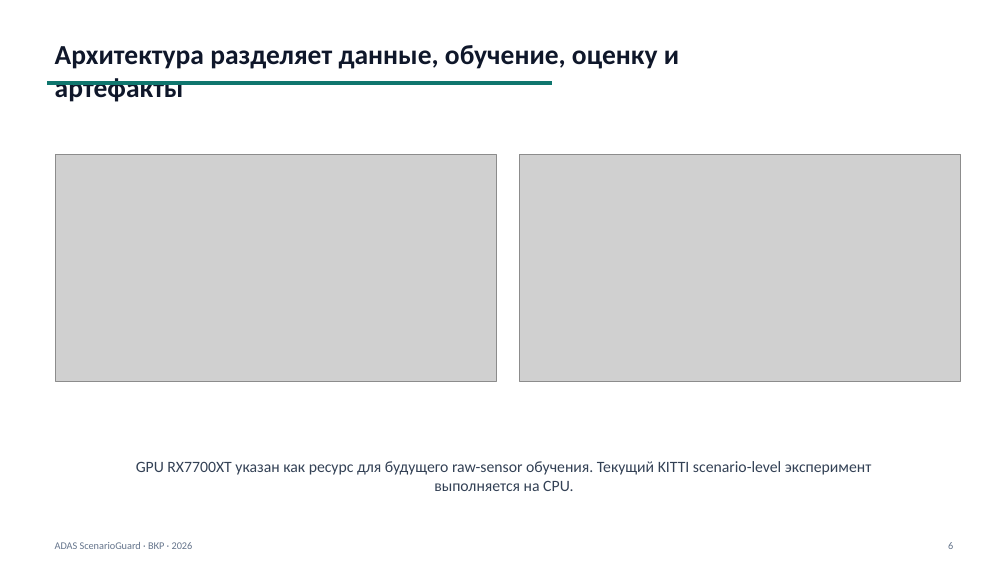
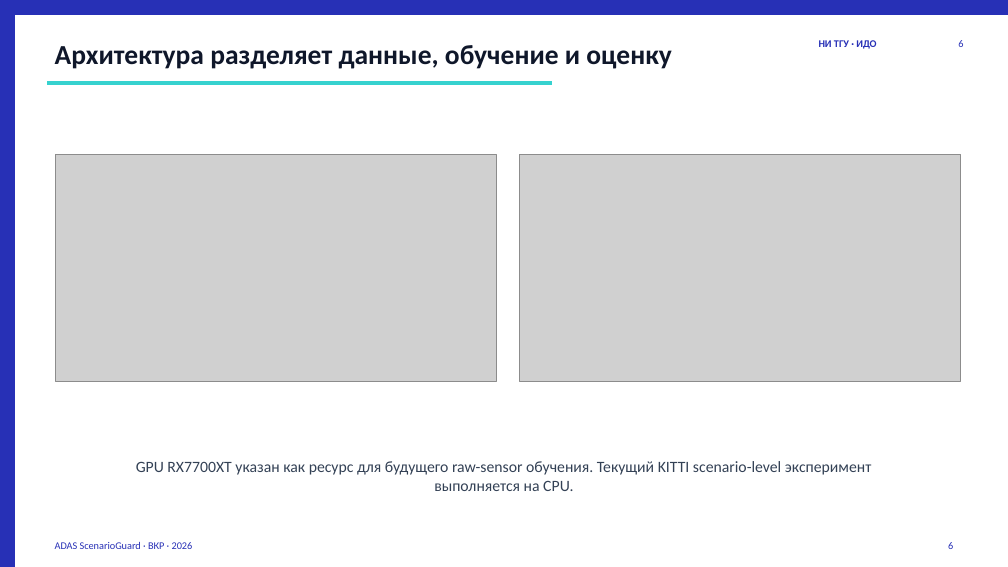
Before and after one commit to Vlad-Git-54/adas-scenarioguard, a slide deck: slide 6 of Marianovskiy_VKR_ADAS_defense_final.pptx. Drawn at 1008x567 pixels with LibreOffice and Linux fonts; fonts in the diff are those of the drawing; grey boxes stand for pictures. Boxes give left, top, right and bottom in pixels: in the first picture for what was removed or moved away, otherwise in the second. Text is boxed around its words. In the diff, an @@ line names an element or a change of style, - is before the commit and + after.

```diff
--- a/Marianovskiy_VKR_ADAS_defense_final.pptx
+++ b/Marianovskiy_VKR_ADAS_defense_final.pptx
@@ rectangle added at bbox=[0, 0, 1008, 14], fill #2730B6, outline #2730B6 0 pt @@
@@ rectangle added at bbox=[0, 0, 14, 567], fill #2730B6, outline #2730B6 0 pt @@
@@ text at bbox=[55, 45, 672, 69]: text changed @@
-Архитектура разделяет данные, обучение, оценку и артефакты
+Архитектура разделяет данные, обучение и оценку
@@ text added at bbox=[819, 40, 876, 49], 9.8 pt, text #2730B6, bold @@
+НИ ТГУ · ИДО
@@ text added at bbox=[958, 40, 963, 47], 9.8 pt, text #2730B6 @@
+6
@@ rectangle at bbox=[47, 82, 551, 84]: fill #0F766E to #36D2CF; outline #0F766E 0 pt to #36D2CF 0 pt @@
@@ text "ADAS ScenarioGuard · ВКР · ..." at bbox=[55, 542, 193, 549]: text colour #64748B to #2730B6 @@
@@ text "6" at bbox=[948, 542, 953, 549]: text colour #64748B to #2730B6 @@
```
Also in this commit, not shown: 9 other slides changed, 19 other files.
